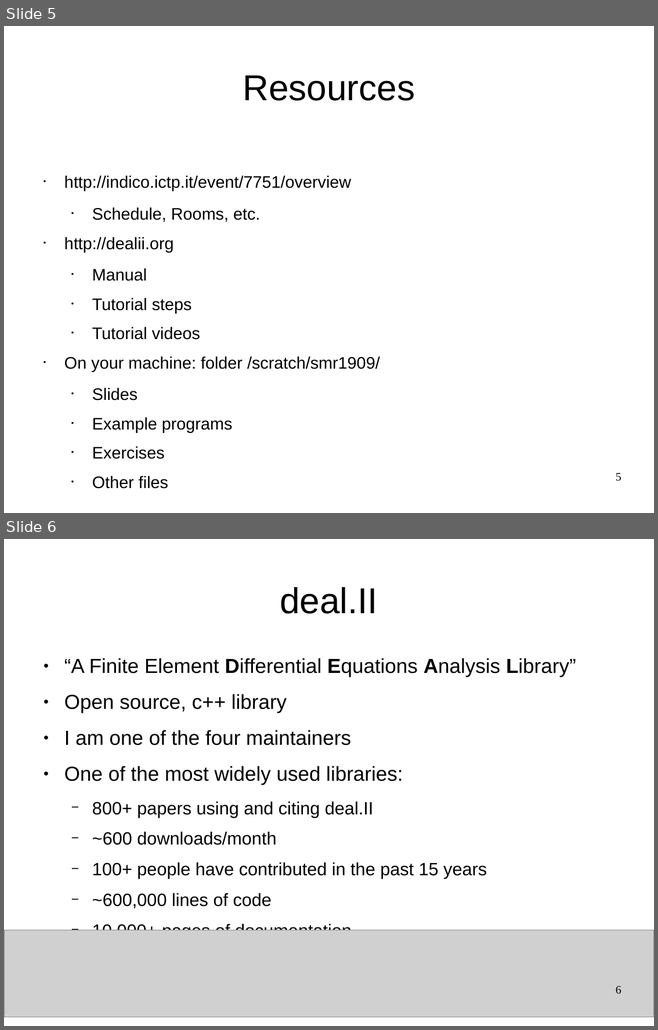
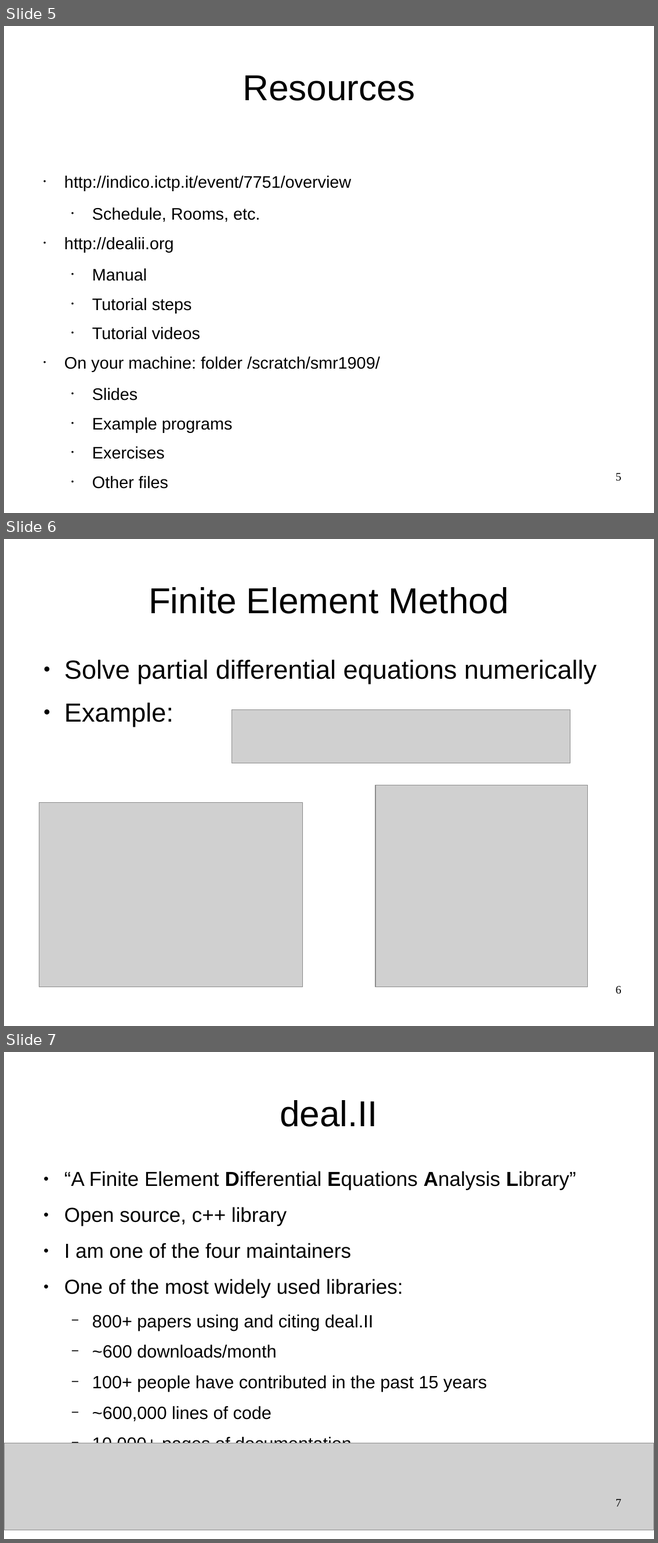
Before and after one commit to ndem0/deal.II-tutorial, a slide deck: slides.odp. Shown one above the other, each under a label of ours: slides 5 and 6 before the commit, slides 5, 6 and 7 after it. The pictures are 658x1030 and 658x1543 pixels, drawn with LibreOffice and Linux fonts; fonts in the diff are those of the drawing; grey boxes stand for pictures. Boxes give left, top, right and bottom in pixels: in the first picture for what was removed or moved away, otherwise in the second. Text is boxed around its words. In the diff, an @@ line names an element or a change of style, - is before the commit and + after.

```diff
--- a/slides.odp
+++ b/slides.odp
@@ slide 6 added at (4,539,654,1026), background #FFFFFF @@
@@ title added at (148,587,509,614), 44 pt, text #000000 @@
+Finite Element Method
@@ text added at (64,660,596,727), 32 pt, text #000000 @@
+● Solve partial differential equations numerically
+● Example:
@@ picture added at (231,710,570,763) @@
@@ picture added at (375,785,587,987) @@
@@ picture added at (39,803,302,987) @@
@@ page number added at (615,986,621,994), 14 pt, text #000000 @@
+6
@@ what was slide 6 is now slide 7 @@
@@ page number at (615,1499,621,1507): text changed @@
-6
+7
```
Also in this commit, not shown: 1 slide changed, 1 other file.
